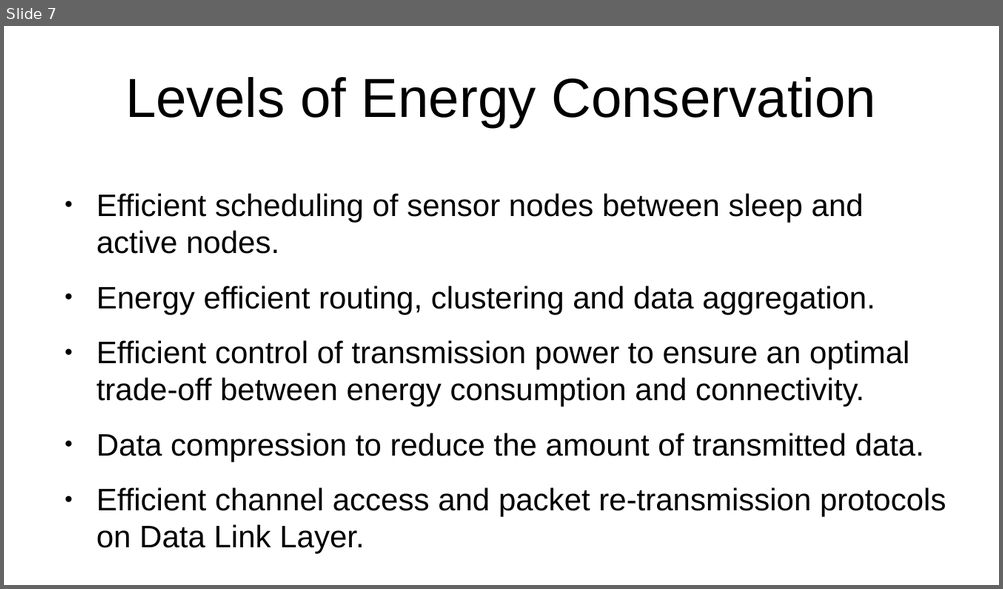
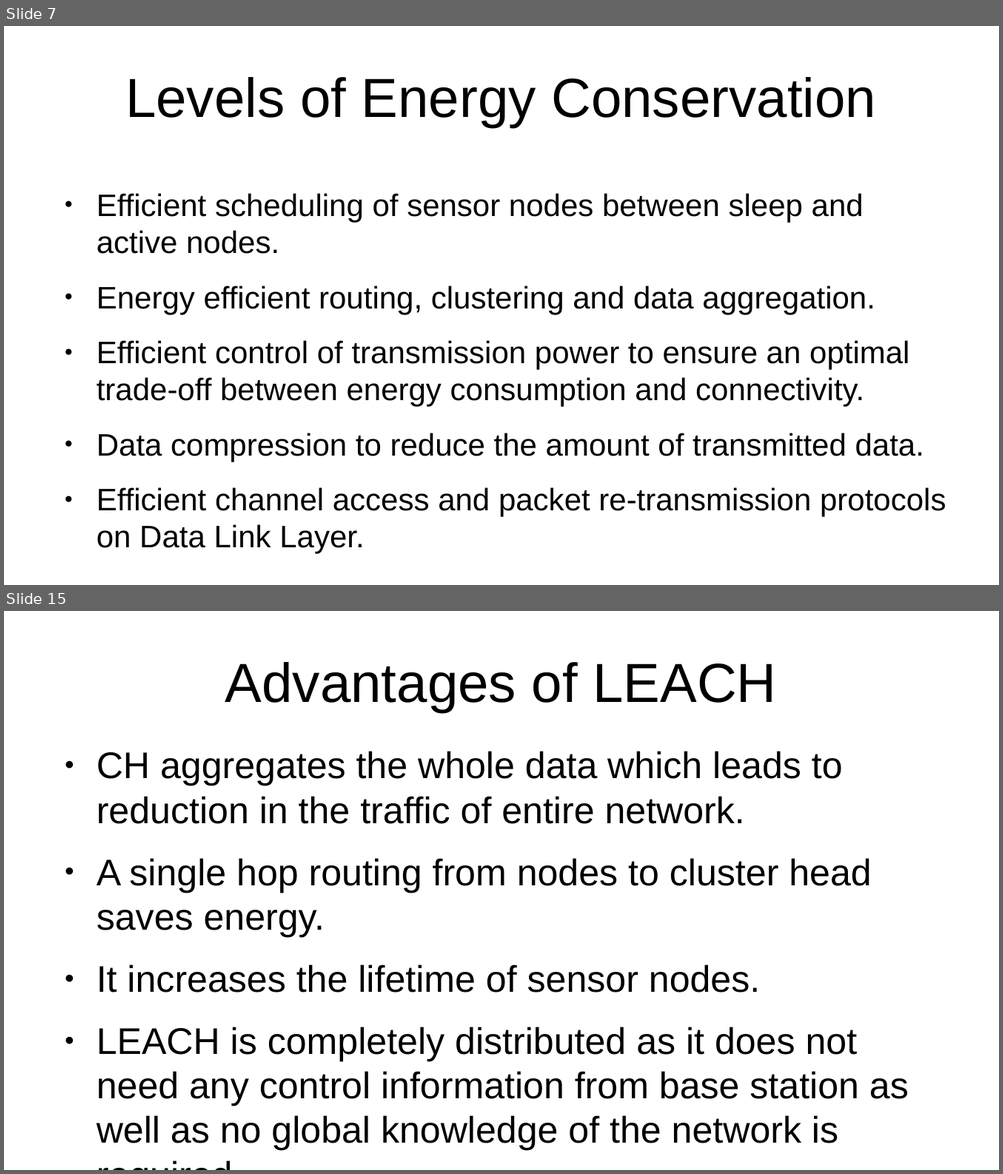
Before and after one commit to ChahatBansal8060/COL768_project, a slide deck: WSN_Presentation1.odp. Shown one above the other, each under a label of ours: slide 7 before the commit, slides 7 and 15 after it; the slides between them are not shown. The pictures are 1003x589 and 1003x1174 pixels, drawn with LibreOffice and Linux fonts; fonts in the diff are those of the drawing. Boxes give left, top, right and bottom in pixels: in the first picture for what was removed or moved away, otherwise in the second. Text is boxed around its words. In the diff, an @@ line names an element or a change of style, - is before the commit and + after.

```diff
--- a/WSN_Presentation1.odp
+++ b/WSN_Presentation1.odp
@@ slide 15 added at [4, 611, 999, 1170], background #FFFFFF @@
@@ title added at [225, 662, 776, 712], 44 pt, text #000000 @@
+Advantages of LEACH
@@ text added at [96, 751, 908, 1151], 29.6 pt, text #000000 @@
+● CH aggregates the whole data which leads to reduction in the traffic of entire network.
+● A single hop routing from nodes to cluster head saves energy.
+● It increases the lifetime of sensor nodes.
+● LEACH is completely distributed as it does not need any control information from base station as well as no global knowledge of the network is required.
```
Also in this commit, not shown: 9 other slides added, 13 other files.
